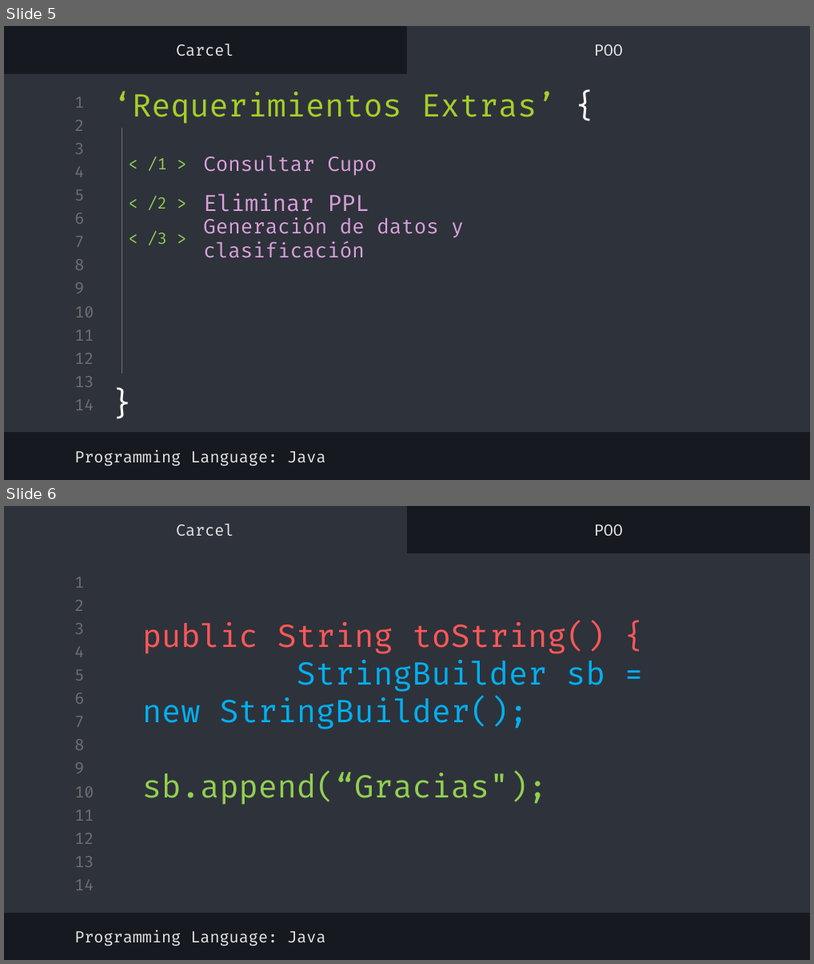
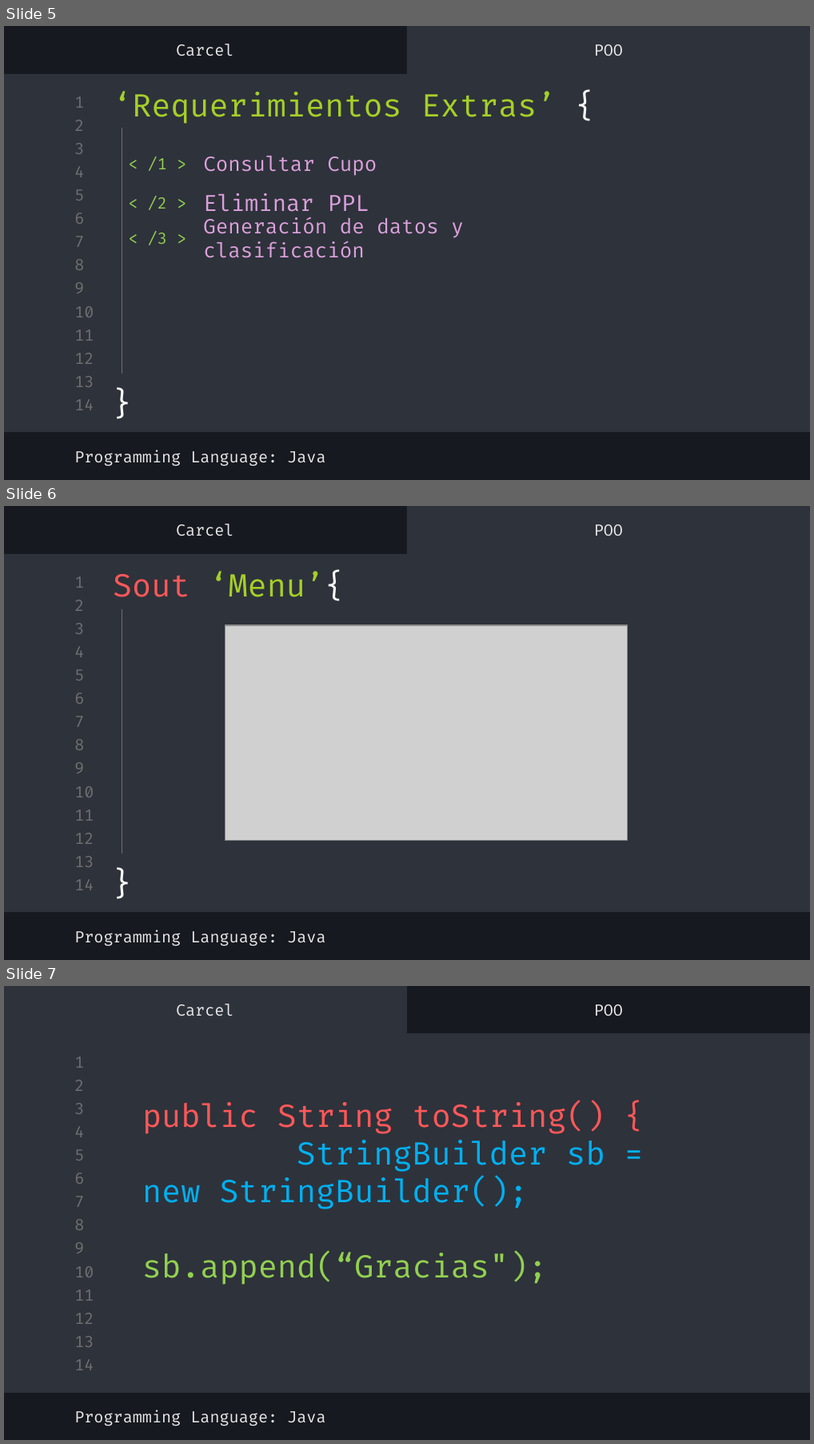
Before and after one commit to POO-B-AA24/aab1-proyfinal-gruptrabfinal-poo_1b-4, a slide deck: Varios/ProyectoCarcel.pptx. Shown one above the other, each under a label of ours: slides 5 and 6 before the commit, slides 5, 6 and 7 after it. The pictures are 814x964 and 814x1444 pixels, drawn with LibreOffice and Linux fonts; fonts in the diff are those of the drawing; grey boxes stand for pictures. Boxes give left, top, right and bottom in pixels: in the first picture for what was removed or moved away, otherwise in the second. Text is boxed around its words. In the diff, an @@ line names an element or a change of style, - is before the commit and + after.

Commit message:
FINAL

```diff
--- a/Varios/ProyectoCarcel.pptx
+++ b/Varios/ProyectoCarcel.pptx
@@ slide 6 added at (x1=4, y1=506, x2=810, y2=960), background #16191F; not listed: 16 template elements that a slide beside it also shows @@
@@ text added at (x1=176, y1=524, x2=234, y2=536), 14 pt, text #E7E7E7 @@
+Carcel
@@ text added at (x1=594, y1=524, x2=623, y2=536), 14 pt, text #E7E7E7 @@
+POO
@@ title added at (x1=113, y1=571, x2=345, y2=601), 28 pt, text #A5CF27 @@
+Sout ‘Menu’{
@@ line added from (122, 609) to (122, 852), #707070 0.75 pt @@
@@ picture added at (x1=225, y1=625, x2=627, y2=840) @@
@@ text added at (x1=100, y1=854, x2=144, y2=908), 28 pt, text #FFFFFF @@
+}
@@ text added at (x1=74, y1=929, x2=326, y2=946), 14 pt, text #E7E7E7 @@
+Programming Language: Java
@@ what was slide 6 is now slide 7 @@
```
